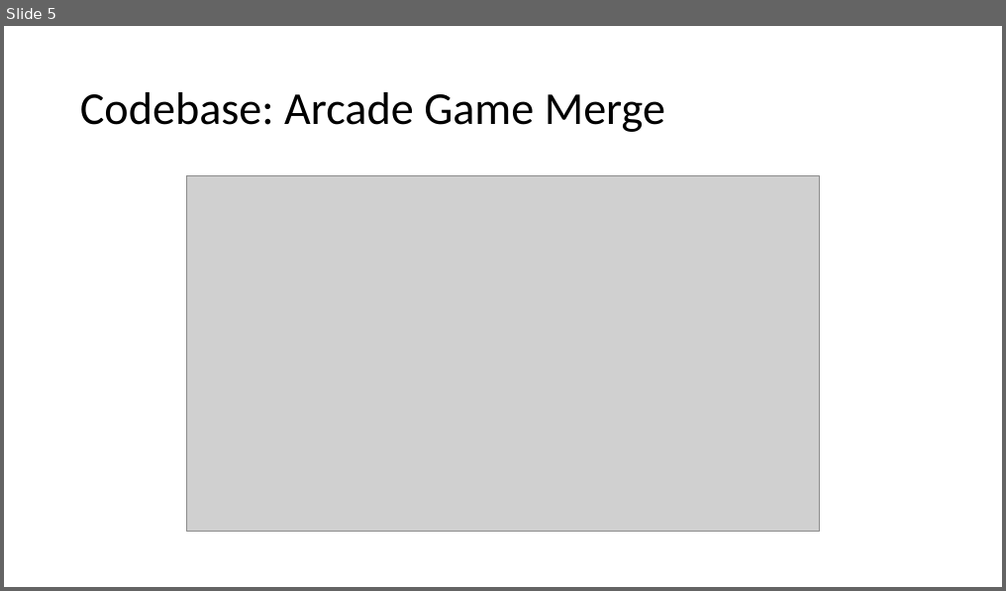
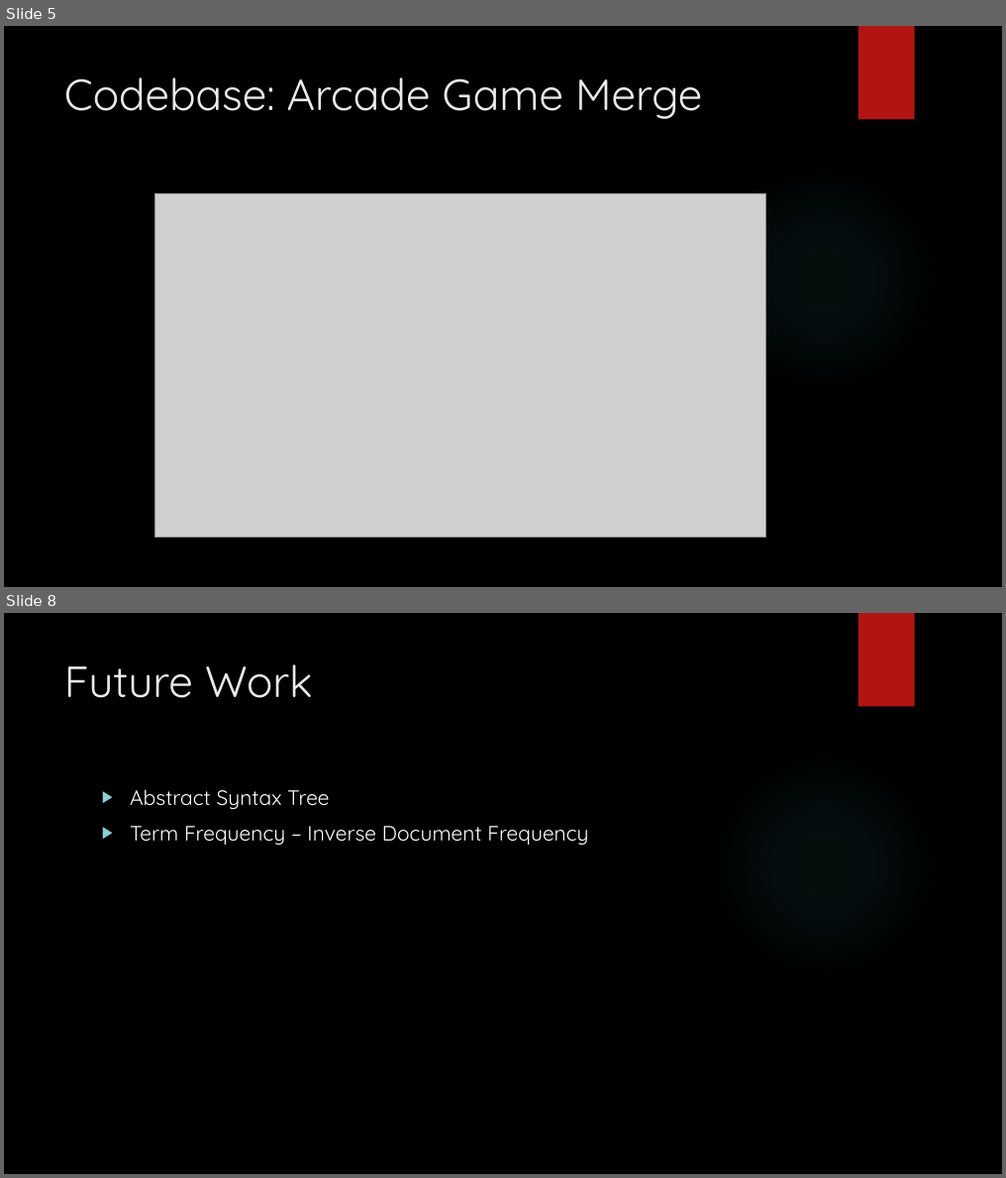
Before and after one commit to srhardin/cs599, a slide deck: Project7.pptx. Shown one above the other, each under a label of ours: slide 5 before the commit, slides 5 and 8 after it; the slides between them are not shown. The pictures are 1006x591 and 1006x1178 pixels, drawn with LibreOffice and Linux fonts; fonts in the diff are those of the drawing; grey boxes stand for pictures; background and template pictures are left out. Boxes give left, top, right and bottom in pixels: in the first picture for what was removed or moved away, otherwise in the second. Text is boxed around its words. In the diff, an @@ line names an element or a change of style, - is before the commit and + after.

```diff
--- a/Project7.pptx
+++ b/Project7.pptx
@@ slide 8 added at [4, 613, 1002, 1174], background picture (left out); not listed: 2 template elements that a slide beside it also shows @@
@@ title added at [64, 664, 313, 698], 42 pt, text #EBEBEB @@
+Future Work
@@ text added at [130, 789, 588, 846], 20 pt, text #FFFFFF @@
+▶ Abstract Syntax Tree
+▶ Term Frequency – Inverse Document Frequency
@@ slide 5 changed as well @@
@@ background #FFFFFF to picture (left out) @@
@@ rectangle added at [858, 26, 915, 120], fill #B01513 @@
@@ title "Codebase: Arcade Game Merge": place and size @@
-title "Codebase: Arcade Game Merge" at [80, 92, 665, 132]
+title "Codebase: Arcade Game Merge" at [64, 77, 702, 119]
@@ title "Codebase: Arcade Game Merge" at [64, 77, 702, 119]: size 44 to 42 pt, font Calibri to Quicksand, text colour #000000 to #EBEBEB; line spacing 0.9 to 1; vertical alignment middle to top @@
@@ ellipse added at [709, 163, 939, 393], fill gradient #50B9C1 @@
@@ picture: place and size @@
-picture at [187, 175, 820, 532]
+picture at [155, 193, 766, 537]
```
Also in this commit, not shown: 3 other slides changed, 4 other slides added, 4 slides removed.
